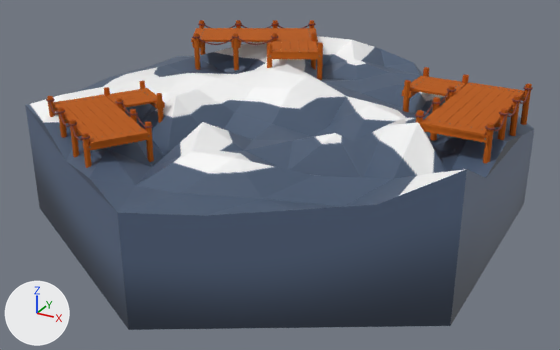
What one commit did to the glTF model code/models/harbor.glb.
Rendered twice from a camera (50 mm lens) standing at (1.38, -2.538, 1.155) and looking at (0.015, -0.056, -0.086). Lighting does not change. The marker at lower left points along +X, +Y and +Z. Where no turn or scale is listed for an object, it has been applied to the vertices.

Objects in the first picture: 'Cylinder', 'Cylinder.048_Material.001_0', 'Cylinder.048_Material.001_0.001', 'Cylinder.048_Material.001_0.002', 'Cylinder.048_Material.002_0', 'Cylinder.048_Material.002_0.001', 'Cylinder.048_Material.004_0', 'Cylinder.048_Material.004_0.001'.
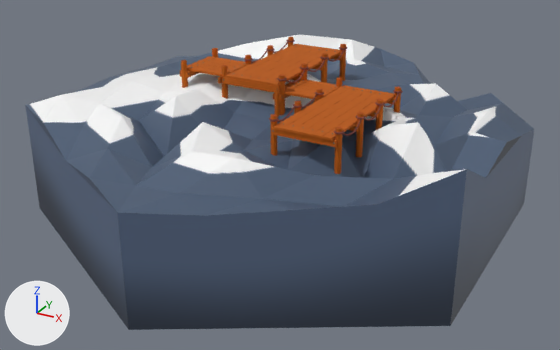
Commit message: Update harbor model to improve visual fidelity

ob_sketchfab_model_002 is not drawn itself; it is the parent of ob_06a90533b93a4b29b94003476bb42ee5_fbx_002.
ob_rootnode_002 is not drawn itself; it is the parent of ob_cylinder_002.
ob_cylinder_002 is not drawn itself; it is the parent of ob_cylinder_048_material_001_0_002, ob_cylinder_048_material_002_0_002, ob_cylinder_048_material_003_0_002, ob_cylinder_048_material_004_0_002.

Edits to the scene script, one JSON object a line:
```json
{"op": "remove", "block": "ob_cylinder_048_material_001_0", "code": ["ob_cylinder_048_material_001_0 = bpy.data.objects.new('Cylinder.048_Material.001_0', me_cylinder_048_material_001_0)", "ob_cylinder_048_material_001_0.location = (-0.538, -0.473, 0.134)"]}
{"op": "remove", "block": "ob_cylinder_048_material_002_0", "code": ["ob_cylinder_048_material_002_0 = bpy.data.objects.new('Cylinder.048_Material.002_0', me_cylinder_048_material_002_0)", "ob_cylinder_048_material_002_0.location = (-0.538, -0.473, 0.134)"]}
{"op": "remove", "block": "ob_cylinder_048_material_003_0", "code": ["ob_cylinder_048_material_003_0 = bpy.data.objects.new('Cylinder.048_Material.003_0', me_cylinder_048_material_003_0)", "ob_cylinder_048_material_003_0.location = (-0.538, -0.473, 0.134)"]}
{"op": "remove", "block": "ob_cylinder_048_material_004_0", "code": ["ob_cylinder_048_material_004_0 = bpy.data.objects.new('Cylinder.048_Material.004_0', me_cylinder_048_material_004_0)", "ob_cylinder_048_material_004_0.location = (-0.538, -0.473, 0.134)"]}
{"op": "set", "path": "ob_cylinder_048_material_001_0_001.location", "old": "(1.818, 0.0, 1.406)", "new": "(-2.15, 0.0, 5.342)"}
{"op": "set", "path": "ob_cylinder_048_material_001_0_001.rotation_euler", "old": "(0.0, 0.439, 0.0)", "new": "(0.0, 2.528, 0.0)", "note": "degrees (0, 25, 0) -> degrees (0, 145, 0)"}
{"op": "set", "path": "ob_cylinder_048_material_002_0_001.location", "old": "(1.818, 0.0, 1.406)", "new": "(-2.15, 0.0, 5.342)"}
{"op": "set", "path": "ob_cylinder_048_material_002_0_001.rotation_euler", "old": "(0.0, 0.439, 0.0)", "new": "(0.0, 2.528, 0.0)", "note": "degrees (0, 25, 0) -> degrees (0, 145, 0)"}
{"op": "set", "path": "ob_cylinder_048_material_003_0_001.location", "old": "(1.818, 0.0, 1.406)", "new": "(-2.15, 0.0, 5.342)"}
{"op": "set", "path": "ob_cylinder_048_material_003_0_001.rotation_euler", "old": "(0.0, 0.439, 0.0)", "new": "(0.0, 2.528, 0.0)", "note": "degrees (0, 25, 0) -> degrees (0, 145, 0)"}
{"op": "set", "path": "ob_cylinder_048_material_004_0_001.location", "old": "(1.818, 0.0, 1.406)", "new": "(-2.15, 0.0, 5.342)"}
{"op": "set", "path": "ob_cylinder_048_material_004_0_001.rotation_euler", "old": "(0.0, 0.439, 0.0)", "new": "(0.0, 2.528, 0.0)", "note": "degrees (0, 25, 0) -> degrees (0, 145, 0)"}
{"op": "set", "path": "ob_sketchfab_model_002.location", "old": "(0.752, -0.0469, 0.089)", "new": "(0.34, -0.318, 0.089)"}
{"op": "set", "path": "ob_rootnode_002.location", "old": "(0.0, 0.0000708, 0.0)", "new": "(0.0, 0.0, 0.0)"}
{"op": "set", "path": "ob_cylinder_002.location", "old": "(0.0, 0.0000708, 0.0)", "new": "(0.0, 0.0, 0.0)"}
```

Pixel boxes [x1, y1, x2, y2] of what changed, in the pictures (560 x 350 px):
```json
{"object": "Cylinder.048_Material.001_0.002", "change": "moved", "before": [402, 67, 532, 163], "after": [270, 77, 401, 174]}
{"object": "Cylinder.048_Material.001_0.001", "change": "moved, turned", "before": [191, 20, 323, 80], "after": [180, 37, 346, 116]}
{"object": "Cylinder.048_Material.001_0", "change": "deleted", "before": [47, 81, 165, 168]}
{"object": "Cylinder.048_Material.002_0.002", "change": "moved", "before": [415, 86, 533, 132], "after": [269, 90, 403, 136]}
{"object": "Cylinder.048_Material.002_0.001", "change": "moved, turned", "before": [193, 23, 316, 45], "after": [244, 39, 347, 83]}
{"object": "Cylinder.048_Material.002_0", "change": "deleted", "before": [46, 98, 153, 140]}
{"object": "Cylinder.048_Material.004_0.002", "change": "moved", "before": [406, 68, 531, 124], "after": [272, 78, 400, 129]}
{"object": "Cylinder.048_Material.004_0.001", "change": "moved, turned", "before": [194, 33, 322, 44], "after": [182, 37, 345, 76]}
{"object": "Cylinder.048_Material.003_0.002", "change": "moved", "before": [411, 77, 524, 140], "after": [272, 80, 394, 144]}
{"object": "Cylinder.048_Material.004_0", "change": "deleted", "before": [48, 81, 161, 134]}
{"object": "Cylinder.048_Material.003_0.001", "change": "moved, turned", "before": [200, 30, 320, 57], "after": [191, 49, 336, 81]}
{"object": "Cylinder.048_Material.003_0", "change": "deleted", "before": [54, 92, 156, 148]}
```
